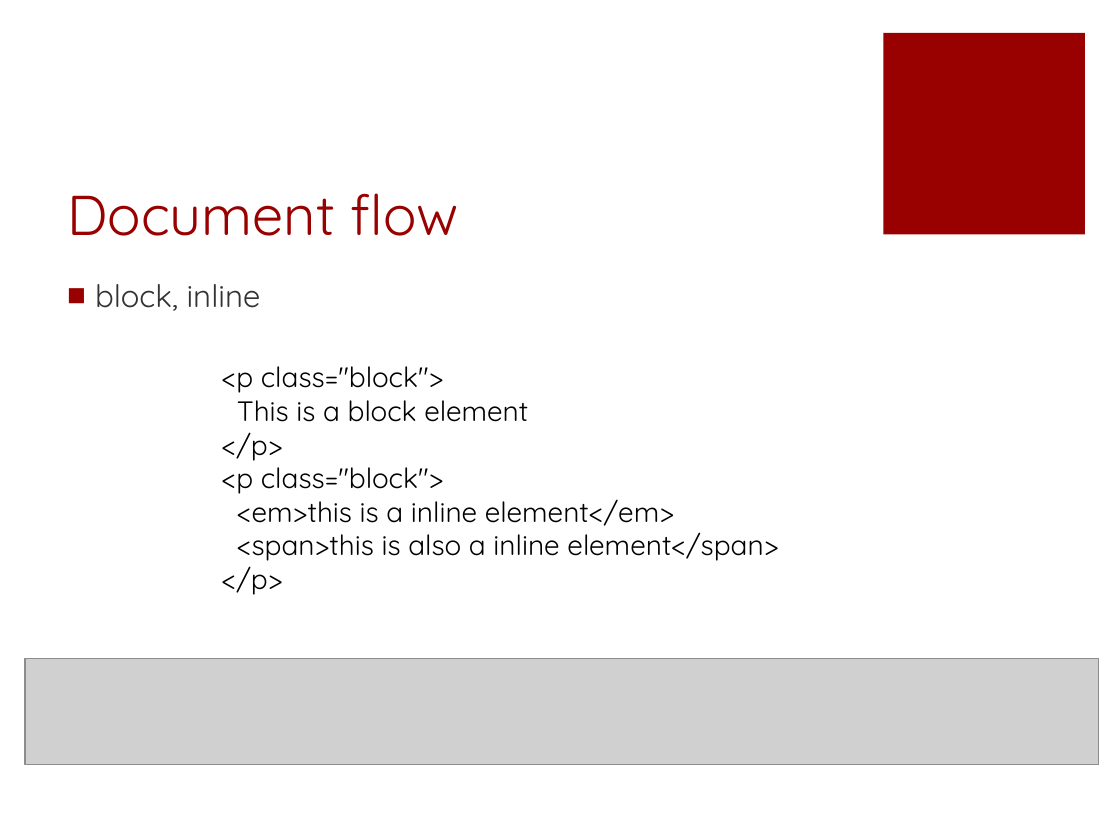
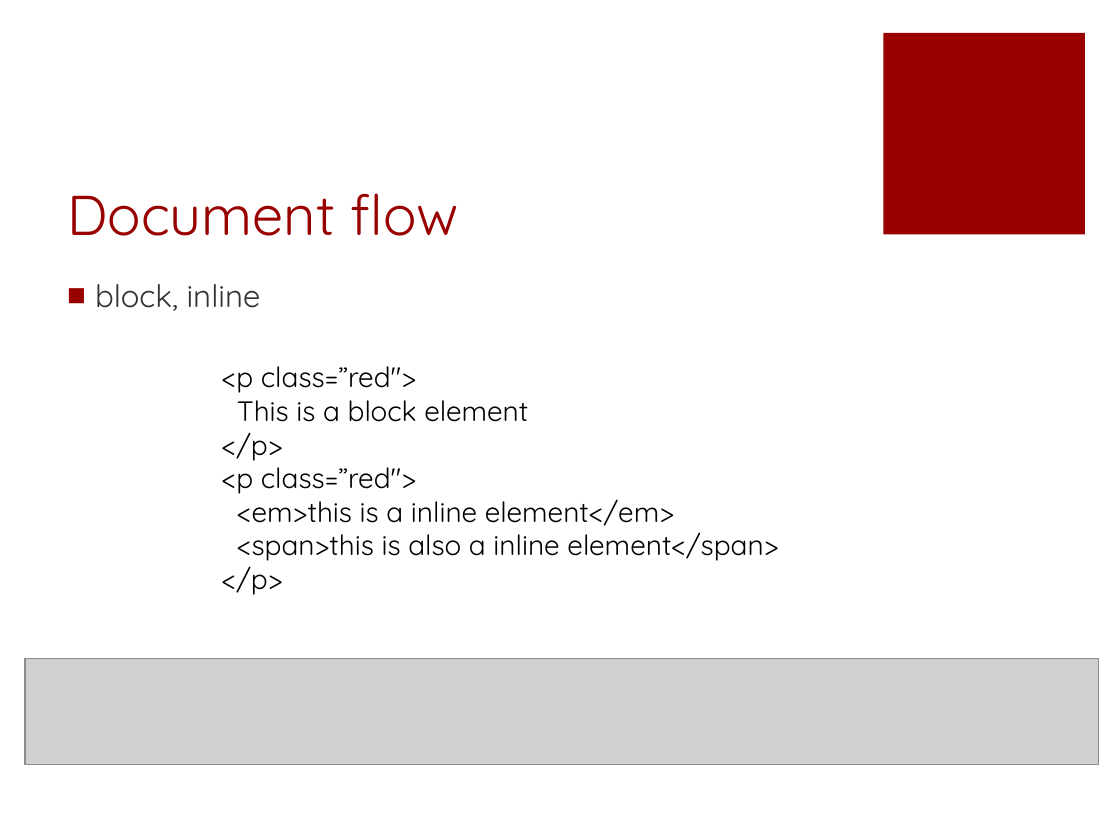
Before and after one commit to fuying/frondendtraining, a slide deck: slide 4 of CSS/CSS.pptx (slide 5 before the commit). Drawn at 1120x840 pixels with LibreOffice and Linux fonts; fonts in the diff are those of the drawing; grey boxes stand for pictures. Boxes give left, top, right and bottom in pixels: in the first picture for what was removed or moved away, otherwise in the second. Text is boxed around its words. In the diff, an @@ line names an element or a change of style, - is before the commit and + after.

```diff
--- a/CSS/CSS.pptx
+++ b/CSS/CSS.pptx
@@ text at bbox=[222, 366, 416, 393]: text changed @@
-<p class="block">
+<p class=”red">
@@ text at bbox=[222, 460, 416, 494]: text changed @@
-<p class="block">
+<p class=”red">
```
Also in this commit, not shown: 6 other slides changed, 1 slide added, 1 slide removed.
